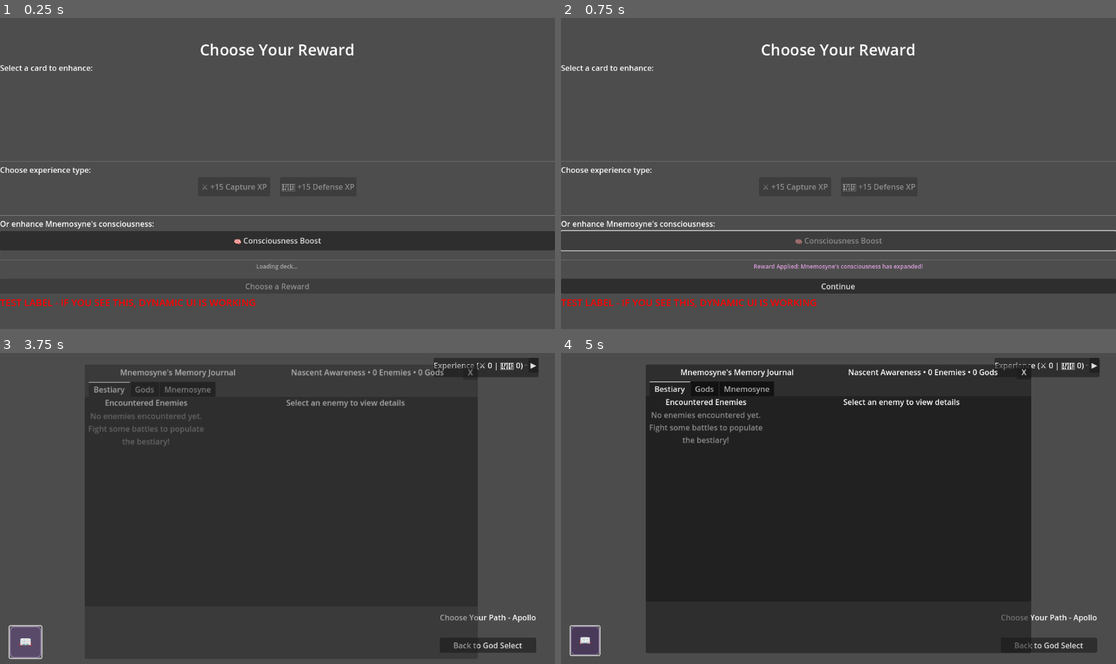
Above: before the commit, frames 1-4 (two rows, left to right).
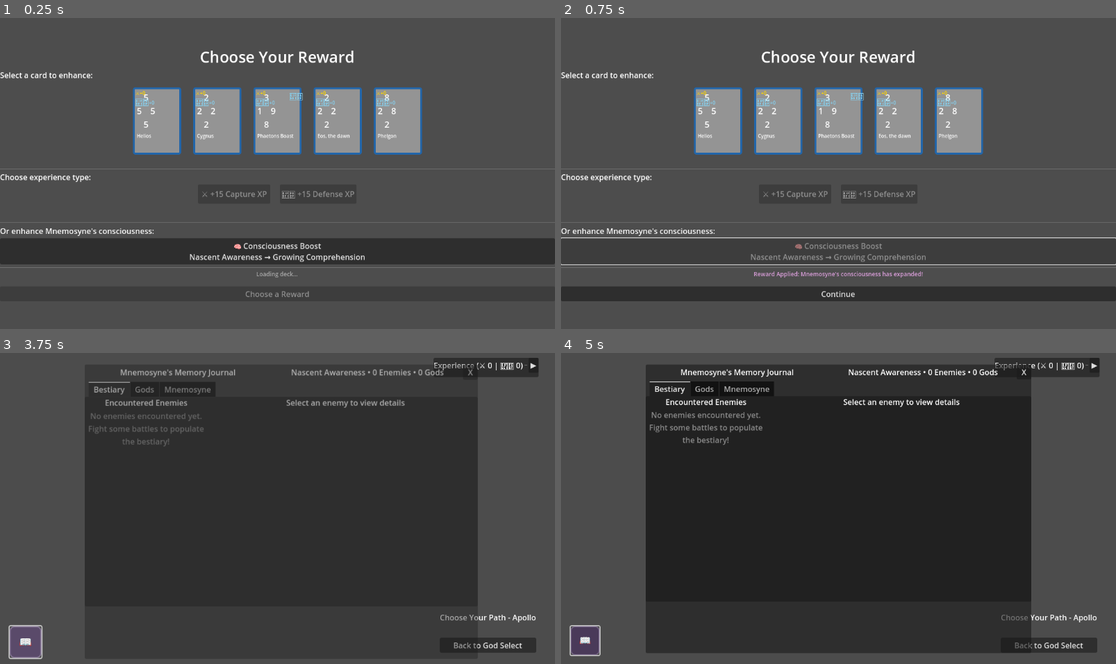
Above: after the commit, the same moments.

Repository: leslieharding/Mnemosyne
Game: Godot game, scene res://Scenes/RewardScreen.tscn
Same seed, same stepped clock (60 frames per second), same inputs: the game is played once before the commit and once after it. This scene is started directly instead of the project's main scene.
Inputs:
- Up to frame 1 (0.25 s): no input
- Up to frame 2 (0.75 s): click "🧠 Consciousness Boost" (after the commit: "🧠 Consciousness Boost Nascent…") at 0.5 s
- Up to frame 3 (3.75 s): click "Continue" at 1.25 s; click "▶" at 2 s; click "▼" at 2.75 s; click "📖" at 3.5 s
- Up to frame 4 (5 s): click "Back to God Select" at 4.25 s

The runs differ from the first frame. In frame 1, 20% of the frame differs, in the area x 0-100%, y 8-94%; in frame 2, 20%; in frame 3, less than 0.1%; in frame 4, nothing differs.
Error before the commit: Invalid call. Nonexistent function 'has_node' in base 'SceneTree'. (res://Scripts/reward_screen.gd:252)
Error after the commit: Invalid access to property or key 'nodes' on a base object of type 'Nil'. (res://Scripts/run_map.gd:106)

Commit message:
basic reward screen working

Diff:
--- a/Scripts/reward_screen.gd
+++ b/Scripts/reward_screen.gd
@@ -48,23 +48,12 @@
 
 	await load_deck_data()
 
-
-
 func setup_reward_interface():
 	print("Setting up reward interface...")
 	print("Main container children before setup: ", main_container.get_child_count())
 
 	# Update title
 	title_label.text = "Choose Your Reward"
-
-	# Create a test label to see if anything shows up
-	var test_label = Label.new()
-	test_label.text = "TEST LABEL - IF YOU SEE THIS, DYNAMIC UI IS WORKING"
-	test_label.add_theme_font_size_override("font_size", 20)
-	test_label.add_theme_color_override("font_color", Color.RED)
-	main_container.add_child(test_label)
-
-	print("Test label added - check if visible on screen")
 
 	# Create card selection area with explicit sizing
 	var card_section = VBoxContainer.new()
@@ -82,9 +71,10 @@
 	cards_container = HBoxContainer.new()
 	cards_container.name = "CardsContainer"
 	cards_container.alignment = BoxContainer.ALIGNMENT_CENTER
-	cards_container.add_theme_constant_override("separation", 10)
-	cards_container.custom_minimum_size = Vector2(500, 150)  # Give it a minimum size
+	cards_container.add_theme_constant_override("separation", 15)  # More separation
+	cards_container.custom_minimum_size = Vector2(600, 160)  # Wider minimum size
 	cards_container.size_flags_horizontal = Control.SIZE_EXPAND_FILL
+	cards_container.size_flags_vertical = Control.SIZE_SHRINK_CENTER  # Don't expand vertically
 	card_section.add_child(cards_container)
 
 	# Experience type selection with explicit sizing
@@ -247,10 +237,8 @@
 			display.queue_free()
 	card_displays.clear()
 
-	# Get tracker safely
-	var tracker = null
-	if get_tree().has_node("/root/RunExperienceTrackerAutoload"):
-		tracker = get_tree().get_node("/root/RunExperienceTrackerAutoload")
+	# Get tracker safely - use get_node_or_null instead
+	var tracker = get_node_or_null("/root/RunExperienceTrackerAutoload")
 
 	if not tracker:
 		print("RunExperienceTrackerAutoload not found! Creating cards without experience data.")
@@ -262,30 +250,50 @@
 
 		print("Creating display for card: ", card.card_name)
 
+		# Create a Control wrapper for the Node2D card display
+		var card_wrapper = Control.new()
+		card_wrapper.name = "CardWrapper" + str(i)
+		card_wrapper.custom_minimum_size = Vector2(110, 150)  # Slightly larger than card
+		card_wrapper.size_flags_horizontal = Control.SIZE_SHRINK_CENTER
+		card_wrapper.size_flags_vertical = Control.SIZE_SHRINK_CENTER
+
 		# Create card display
 		var card_display = preload("res://Scenes/CardDisplay.tscn").instantiate()
-		cards_container.add_child(card_display)
+
+		# Add card to wrapper, then wrapper to container
+		card_wrapper.add_child(card_display)
+		cards_container.add_child(card_wrapper)
 
 		# Wait for ready
 		await get_tree().process_frame
 
 		# Setup the card
 		card_display.setup(card)
+
+		# Center the card within its wrapper
+		card_display.position = Vector2(5, 5)  # Small offset for centering
 
 		# Add experience info overlay (only if tracker exists)
 		if tracker:
 			add_experience_overlay_safe(card_display, card_index, tracker)
 
-		# Connect selection safely
+		# Connect selection safely - connect to both wrapper and card panel
+		card_wrapper.gui_input.connect(_on_card_wrapper_input.bind(i))
 		if card_display.panel:
-			card_display.panel.gui_input.connect(_on_card_selected.bind(i))
+			card_display.panel.gui_input.connect(_on_card_panel_input.bind(i))
 		else:
 			print("Warning: Card display panel is null for card ", i)
 
 		# Store reference
 		card_displays.append(card_display)
 
+		print("Card ", i, " added to container with wrapper")
+
 	print("Created ", card_displays.size(), " card displays")
+
+	# Force layout update
+	cards_container.queue_redraw()
+	await get_tree().process_frame
 
 func add_experience_overlay_safe(card_display: CardDisplay, card_index: int, tracker):
 	# Verify tracker is still valid
@@ -329,12 +337,13 @@
 		print("Error: No scene tree in update_mnemosyne_button_text")
 		return
 
-	if not get_tree().has_node("/root/MemoryJournalManagerAutoload"):
+	# Use get_node_or_null instead of has_node check
+	var memory_manager = get_node_or_null("/root/MemoryJournalManagerAutoload")
+	if not memory_manager:
 		print("MemoryJournalManagerAutoload not found for Mnemosyne button update")
 		mnemosyne_button.text = "🧠 Consciousness Boost\n(Memory Manager Unavailable)"
 		return
 
-	var memory_manager = get_tree().get_node("/root/MemoryJournalManagerAutoload")
 	var mnemosyne_data = memory_manager.get_mnemosyne_memory()
 	var current_level = mnemosyne_data.get("consciousness_level", 1)
 	var current_desc = memory_manager.get_consciousness_description(current_level)
@@ -342,41 +351,94 @@
 
 	mnemosyne_button.text = "🧠 Consciousness Boost\n" + current_desc + " → " + next_desc
 
+# Separate input handlers for wrapper and panel
+func _on_card_wrapper_input(event: InputEvent, card_index: int):
+	if event is InputEventMouseButton and event.button_index == MOUSE_BUTTON_LEFT and event.pressed:
+		print("Wrapper input detected for card ", card_index)
+		_on_card_selected(card_index)
+
+func _on_card_panel_input(event: InputEvent, card_index: int):
+	if event is InputEventMouseButton and event.button_index == MOUSE_BUTTON_LEFT and event.pressed:
+		print("Panel input detected for card ", card_index)
+		_on_card_selected(card_index)
+
 func _on_card_selected(card_index: int):
 	if reward_claimed:
-		return
+		print("Reward already claimed, ignoring selection")
+		return
+
+	print("=== CARD SELECTION DEBUG ===")
+	print("Card selection attempted - index: ", card_index, ", current selected: ", selected_card_index)
+	print("Card displays array size: ", card_displays.size())
+	print("Reward claimed: ", reward_claimed)
 
 	# Deselect all cards
+	print("Deselecting all cards...")
 	for i in range(card_displays.size()):
 		if is_instance_valid(card_displays[i]):
-			card_displays[i].deselect()
+			print("  Checking card ", i, " - has deselect method: ", card_displays[i].has_method("deselect"))
+			if card_displays[i].has_method("deselect"):
+				card_displays[i].deselect()
+				print("    Deselected card ", i)
+			else:
+				print("    Card ", i, " has no deselect method!")
+		else:
+			print("  Card ", i, " is not valid")
 
 	# Select this card
 	if card_index < card_displays.size() and is_instance_valid(card_displays[card_index]):
-		card_displays[card_index].select()
+		print("Selecting card ", card_index)
+		if card_displays[card_index].has_method("select"):
+			card_displays[card_index].select()  # Fixed: was using 'i' instead of 'card_index'
+			print("  Successfully called select() on card ", card_index)
+		else:
+			print("  Card ", card_index, " has no select method!")
+
 		selected_card_index = card_index
+		print("Set selected_card_index to: ", selected_card_index)
 
 		# Enable experience buttons
+		print("Enabling experience buttons...")
+		print("  Capture button before: disabled = ", capture_button.disabled)
+		print("  Defense button before: disabled = ", defense_button.disabled)
+
 		capture_button.disabled = false
 		defense_button.disabled = false
+
+		print("  Capture button after: disabled = ", capture_button.disabled)
+		print("  Defense button after: disabled = ", defense_button.disabled)
 
 		# Update info
 		var card_name = current_deck[card_index].card_name
 		reward_info_label.text = "Selected: " + card_name
+		print("Updated info label to: ", reward_info_label.text)
 
 		# Disable Mnemosyne button when card is selected
 		mnemosyne_button.disabled = true
-
-		print("Selected card: ", card_name)
+		print("Disabled Mnemosyne button")
+
+		print("Selected card: ", card_name, " at index: ", card_index)
+	else:
+		print("Failed to select card - invalid index or card display")
+		print("  card_index: ", card_index, " < card_displays.size(): ", card_displays.size())
+		if card_index < card_displays.size():
+			print("  is_instance_valid: ", is_instance_valid(card_displays[card_index]))
+
+	print("=== END CARD SELECTION DEBUG ===")
+	print("")  # Empty line for readability
 
 func _on_capture_button_pressed():
+	print("Capture button pressed - selected_card_index: ", selected_card_index, ", reward_claimed: ", reward_claimed)
 	if selected_card_index == -1 or reward_claimed:
+		print("Cannot apply capture reward - no card selected or reward already claimed")
 		return
 
 	apply_experience_reward("capture")
 
 func _on_defense_button_pressed():
+	print("Defense button pressed - selected_card_index: ", selected_card_index, ", reward_claimed: ", reward_claimed)
 	if selected_card_index == -1 or reward_claimed:
+		print("Cannot apply defense reward - no card selected or reward already claimed")
 		return
 
 	apply_experience_reward("defense")
@@ -392,13 +454,13 @@
 	var card_name = current_deck[selected_card_index].card_name
 	var bonus_amount = 15
 
-	# Check if tracker exists
-	if not has_node("/root/RunExperienceTrackerAutoload"):
+	# Check if tracker exists - use get_node_or_null
+	var tracker = get_node_or_null("/root/RunExperienceTrackerAutoload")
+	if not tracker:
 		print("RunExperienceTrackerAutoload not found!")
 		return
 
 	# Apply to run tracker
-	var tracker = get_node("/root/RunExperienceTrackerAutoload")
 	if exp_type == "capture":
 		tracker.add_capture_exp(card_index, bonus_amount)
 	else:
@@ -423,13 +485,13 @@
 	print("Applied ", bonus_amount, " ", exp_type, " experience to ", card_name)
 
 func apply_mnemosyne_reward():
-	# Check if memory manager exists
-	if not has_node("/root/MemoryJournalManagerAutoload"):
+	# Check if memory manager exists - use get_node_or_null
+	var memory_manager = get_node_or_null("/root/MemoryJournalManagerAutoload")
+	if not memory_manager:
 		print("MemoryJournalManagerAutoload not found!")
 		return
 
 	# Apply consciousness boost
-	var memory_manager = get_node("/root/MemoryJournalManagerAutoload")
 	var boost_amount = 3  # Equivalent to 3 battles worth of progress
 	memory_manager.add_memory_fragments(boost_amount)
 
